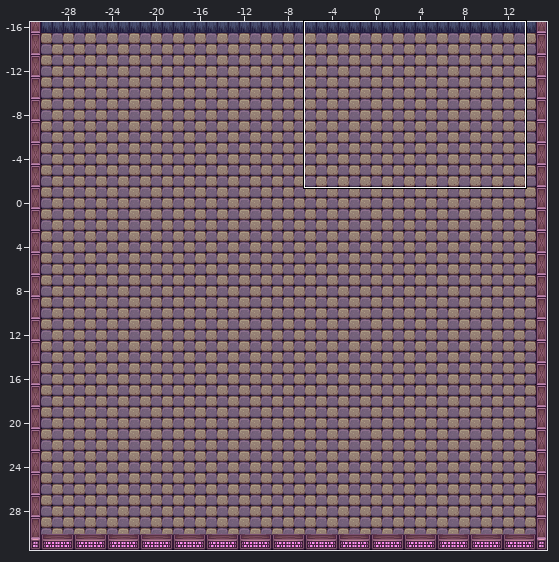
Tiled map, stored at Assets/Sprites/Tiled/Library_Map.tmx. Above, an overview of the earlier version with the close-up marked.
Close-up. Before the commit:
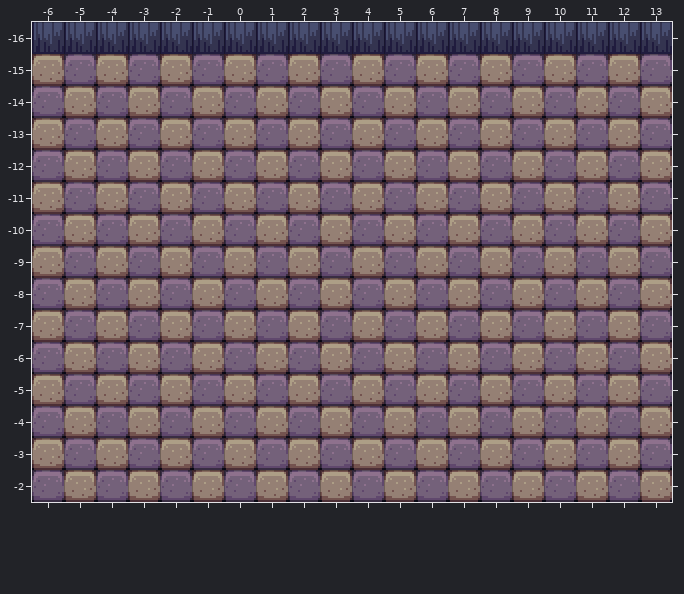
Cells are 16x16 px. Shown: x -6..13, y -16..-2. The commit also changed other parts of the map, which this record leaves out.
The same view after the edit:
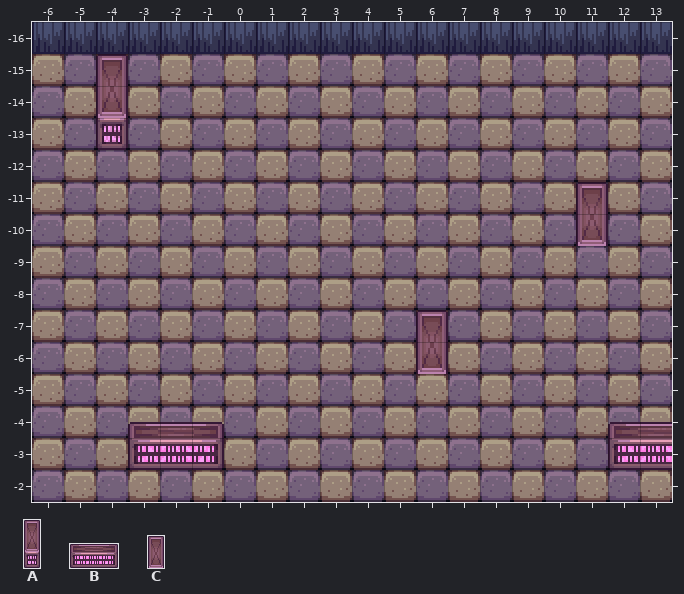
Key: from "Library_Tiles": A 3 "poka_bok", B 4 "poka_front", C 5 "sciana_bok".
_ is an empty cell.
Diff:
Changed rows in their new state; . is an unchanged cell.
Layer "Backwall":
first column x -4:
-13 A...............
-10 ...............C
first column x -3:
 -6 .........C......
 -3 B..............B
